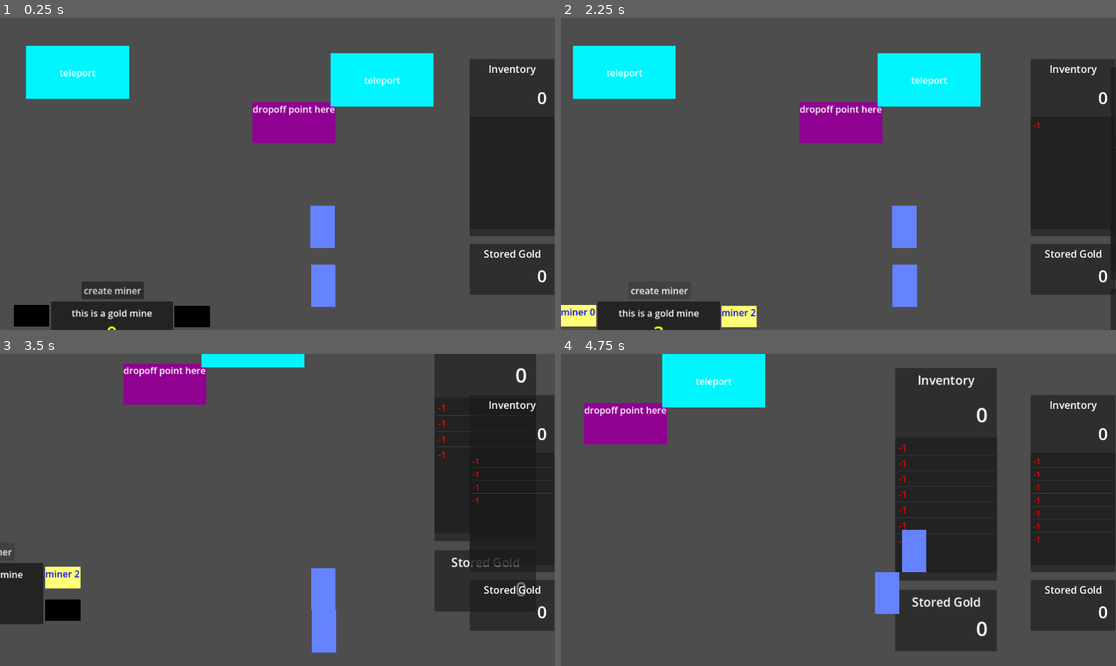
Above: before the commit, frames 1-4 (two rows, left to right).
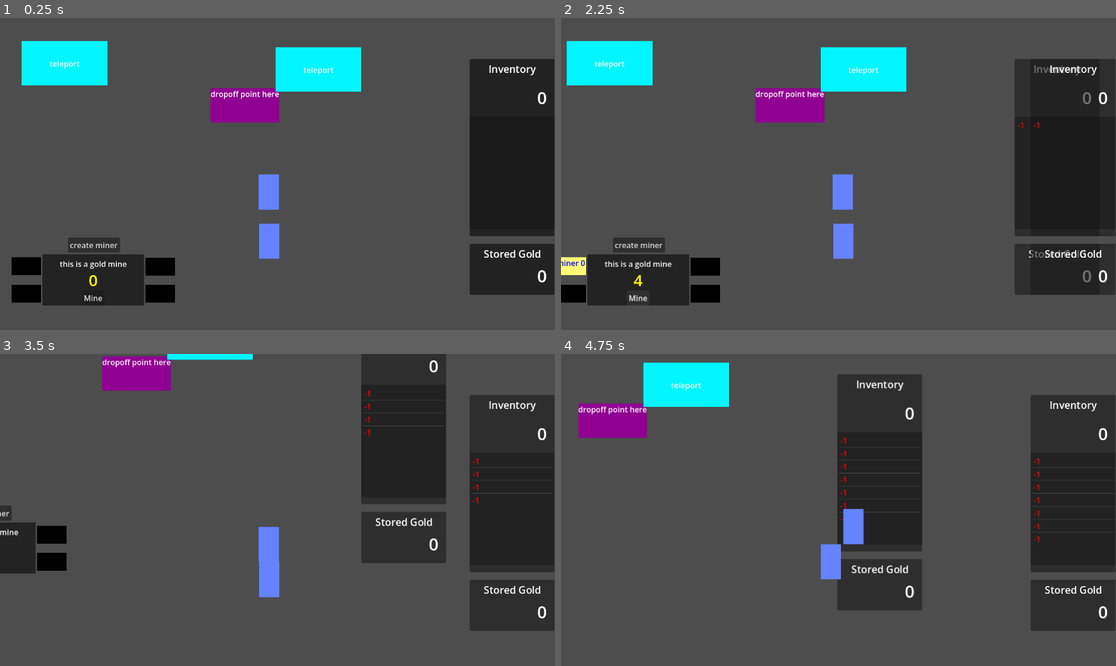
Above: after the commit, the same moments.

Repository: matrndev/gold-game
Game: Godot game, scene res://scenes/dropoff_maze.tscn
Two runs of this game, one before a commit and one after it. Both use one fixed random seed, a clock stepped at 60 frames per second and the inputs below. This scene is started directly instead of the project's main scene.
Inputs (mouse positions are in pixels of both pictures, inside the frame that each line leads up to):
- Up to frame 1 (0.25 s): no input
- Up to frame 2 (2.25 s): click "create miner" at 0.5 s; click (655, 298) at 1.25 s, where only the run after the commit has a clickable "Mine"; tap Enter at 2 s; hold D (move_right) from 2.03 s (still down)
- Up to frame 3 (3.5 s): release D (move_right) at 2.78 s; hold S (move_down) from 2.78 s (still down)
- Up to frame 4 (4.75 s): release S (move_down) at 3.53 s; hold D (move_right) 3.53-4.28 s; hold W (move_up) from 4.28 s (still down)

The runs differ from the first frame. In frame 1, 17% of the frame differs, in the area x 2-79%, y 7-100%; in frame 2, 20%; in frame 3, 23%; in frame 4, 24%, in the area x 3-79%, y 0-96%.

Commit message:
tweak camera

Diff:
--- a/scenes/dropoff_maze.tscn
+++ b/scenes/dropoff_maze.tscn
@@ -14,8 +14,8 @@
 [node name="Camera2D" type="Camera2D" parent="Player" unique_id=494180378]
 position = Vector2(-538, -427)
 anchor_mode = 0
-zoom = Vector2(1.2, 1.2)
 position_smoothing_enabled = true
+position_smoothing_speed = 8.0
 
 [node name="DropoffPoint" parent="." unique_id=1478688328 instance=ExtResource("3_ari78")]
 position = Vector2(437, 146)
